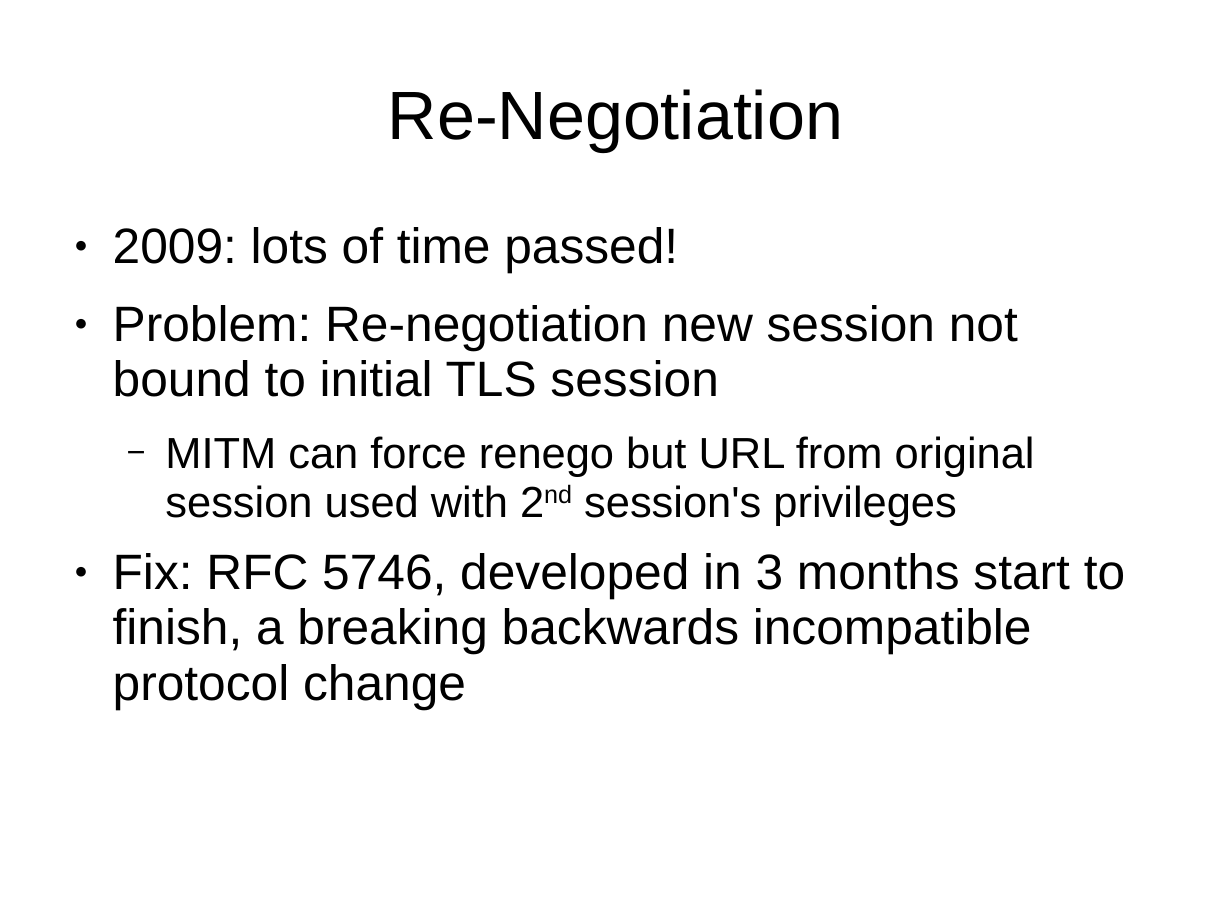
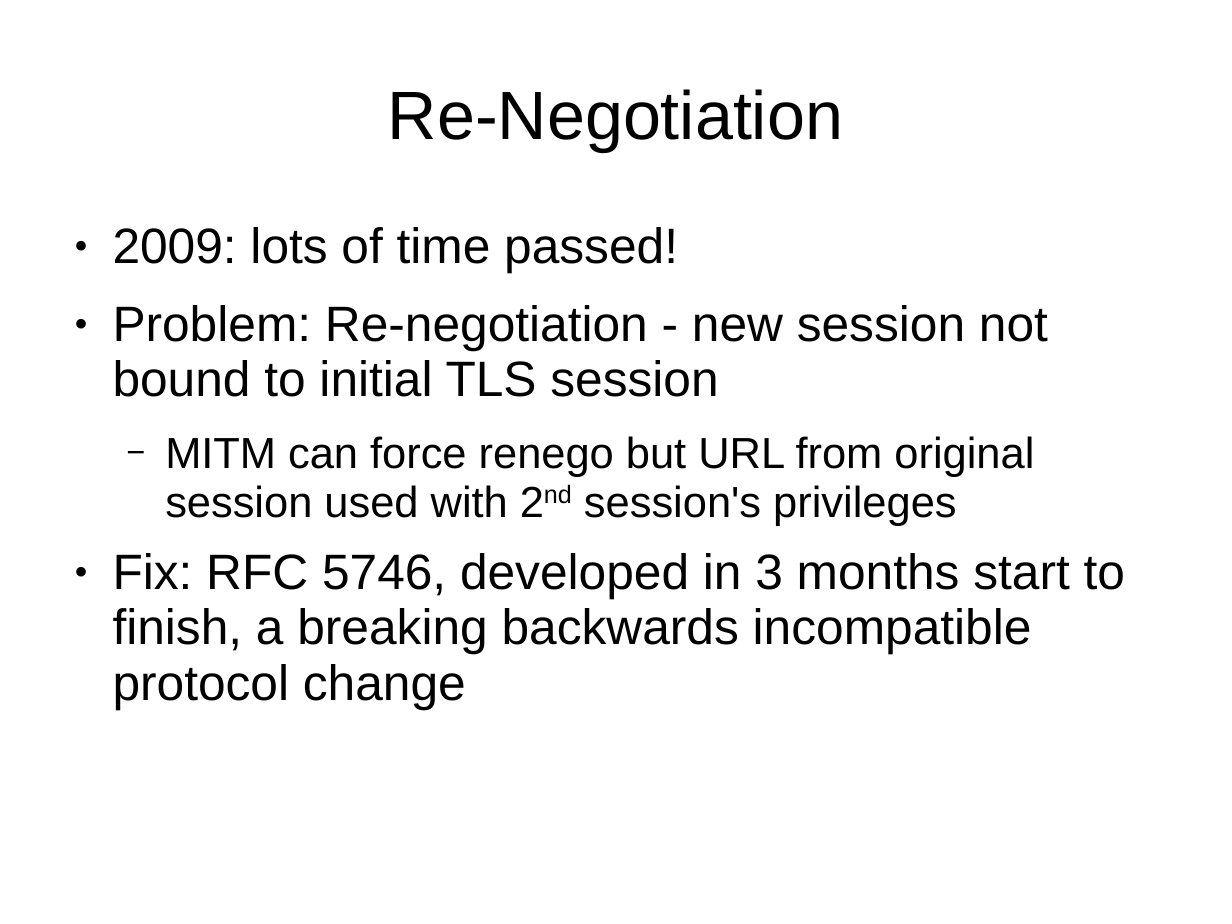
Before and after one commit to sftcd/cs7053, a slide deck: slide 8 of 2016lectures/07-tls-problems.ppt. Drawn at 1232x924 pixels with LibreOffice and Linux fonts; fonts in the diff are those of the drawing. Boxes give left, top, right and bottom in pixels: in the first picture for what was removed or moved away, otherwise in the second. Text is boxed around its words. In the diff, an @@ line names an element or a change of style, - is before the commit and + after.

```diff
--- a/2016lectures/07-tls-problems.ppt
+++ b/2016lectures/07-tls-problems.ppt
@@ text at box(113, 305, 1048, 397): text changed @@
-● Problem: Re-negotiation new session not bound to initial TLS session
+● Problem: Re-negotiation - new session not bound to initial TLS session
```
Also in this commit, not shown: 6 other slides changed, 4 other files.
